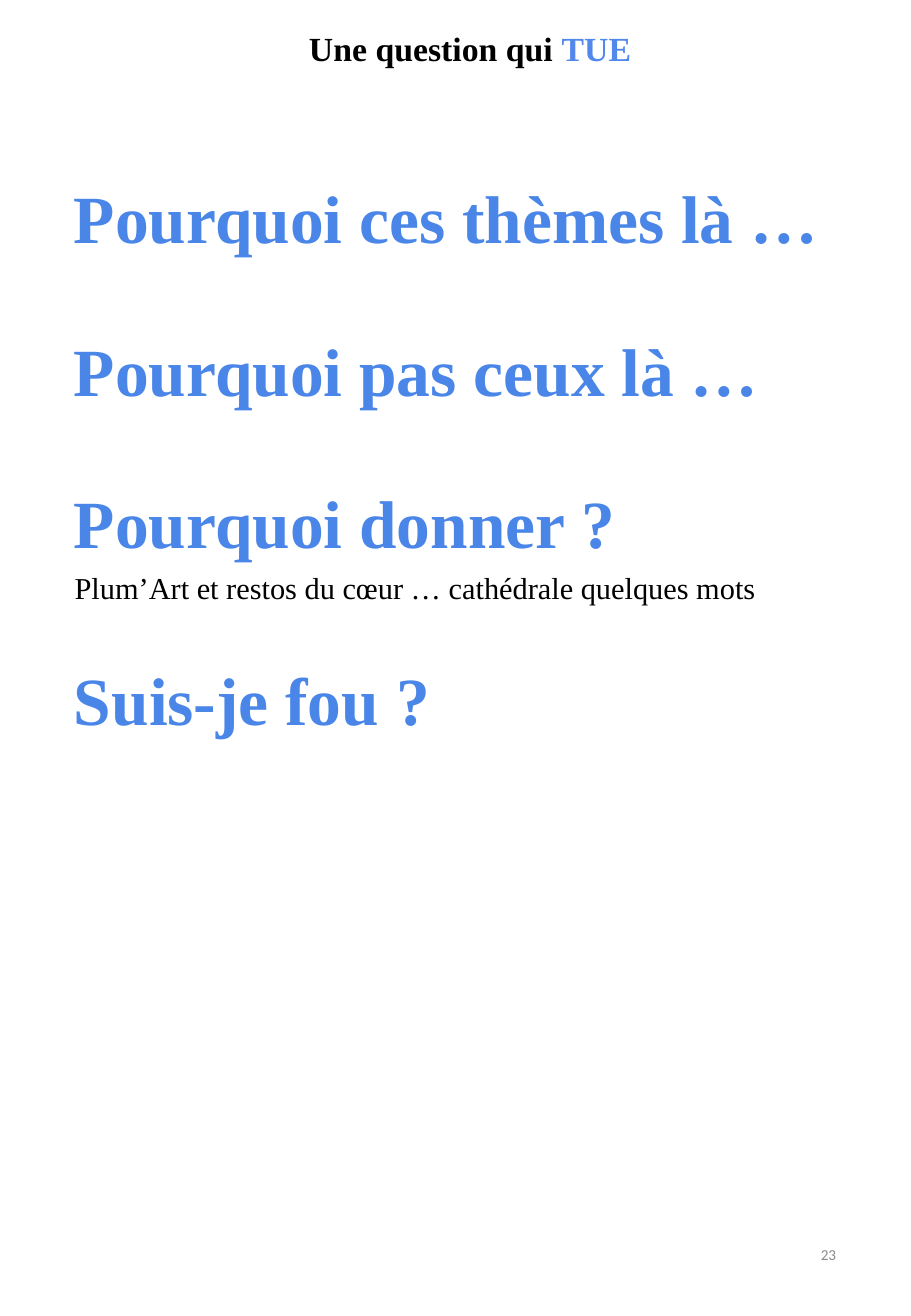
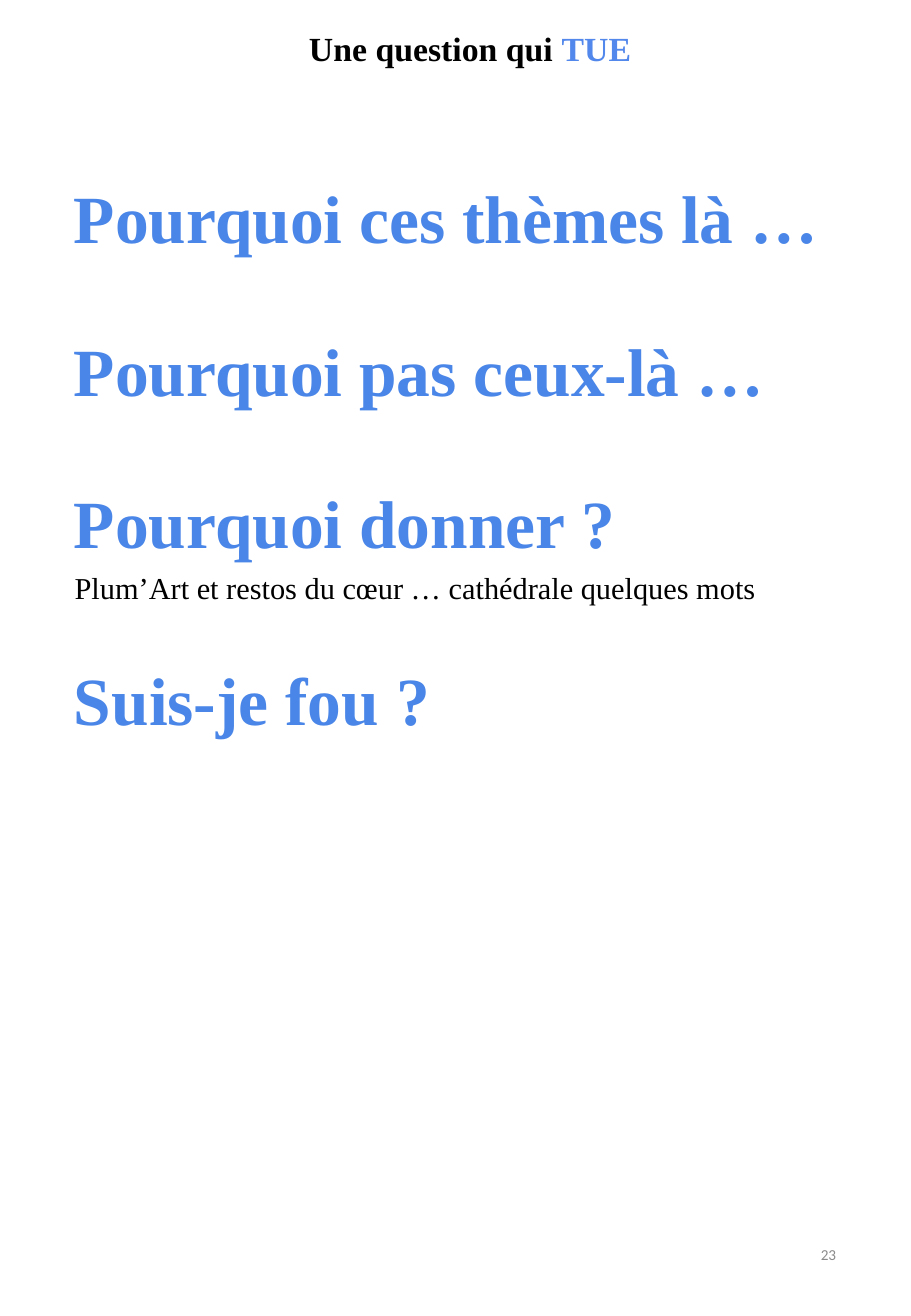
Before and after one commit to BenjaminLOUIS84/e_commerce, a slide deck: slide 23 of e_commerce/public/ppsx/tome0.ppsx. Drawn at 911x1316 pixels with LibreOffice and Linux fonts; fonts in the diff are those of the drawing. Boxes give left, top, right and bottom in pixels: in the first picture for what was removed or moved away, otherwise in the second. Text is boxed around its words. In the diff, an @@ line names an element or a change of style, - is before the commit and + after.

```diff
--- a/e_commerce/public/ppsx/tome0.ppsx
+++ b/e_commerce/public/ppsx/tome0.ppsx
@@ text at box(74, 349, 680, 409): text changed @@
-Pourquoi pas ceux là …
+Pourquoi pas ceux-là …
```
Also in this commit, not shown: 1 other slide changed, 2 other files.
